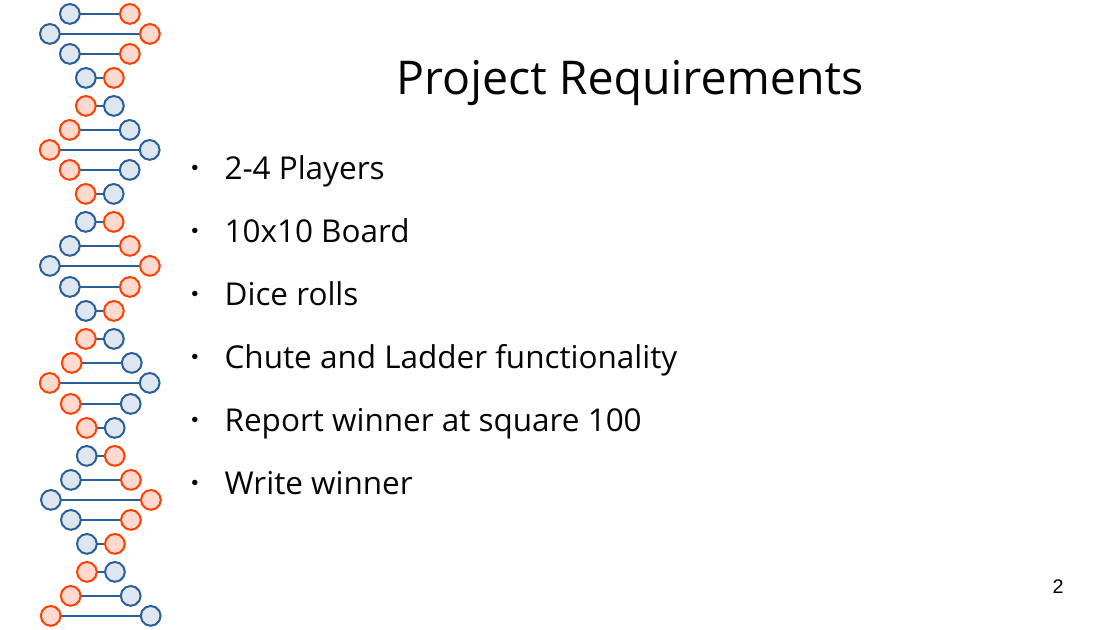
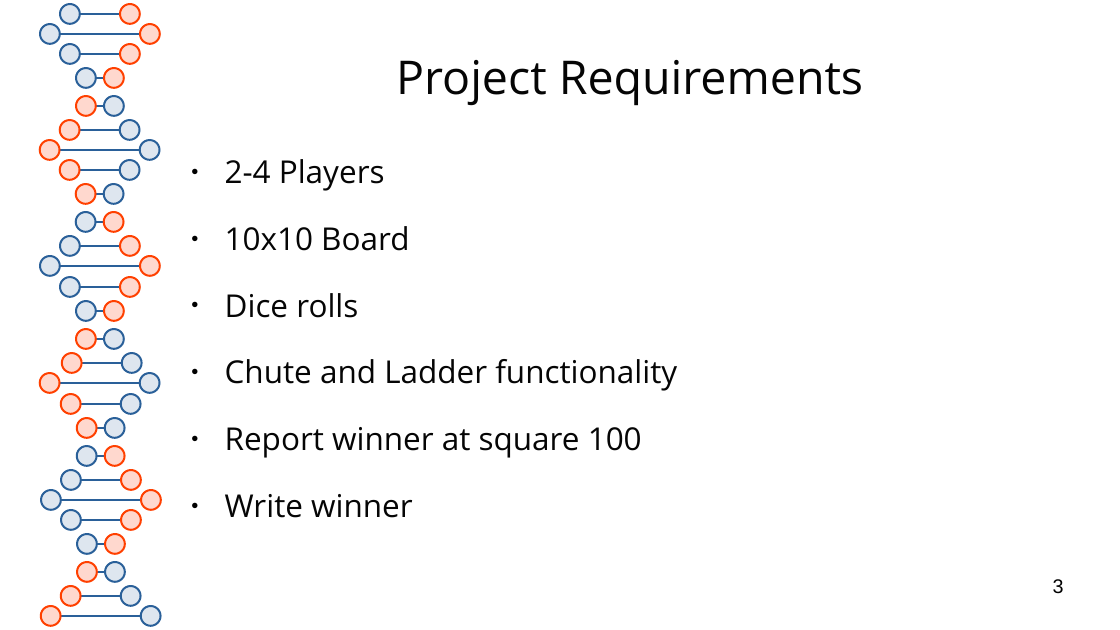
Before and after one commit to RedOctober117/ChutesAndLadders, a slide deck: slide 3 of documentation/presentation.pptx (slide 2 before the commit). Drawn at 1120x630 pixels with LibreOffice and Linux fonts; fonts in the diff are those of the drawing. Boxes give left, top, right and bottom in pixels: in the first picture for what was removed or moved away, otherwise in the second. Text is boxed around its words. In the diff, an @@ line names an element or a change of style, - is before the commit and + after.

```diff
--- a/documentation/presentation.pptx
+++ b/documentation/presentation.pptx
@@ text "2-4 Players" at [225,159,677,518]: line spacing 0.9 to 1; less space between paragraphs @@
@@ page number at [1053,579,1064,594]: text changed @@
-2
+3
```
Also in this commit, not shown: 8 other slides changed, 6 slides added.
